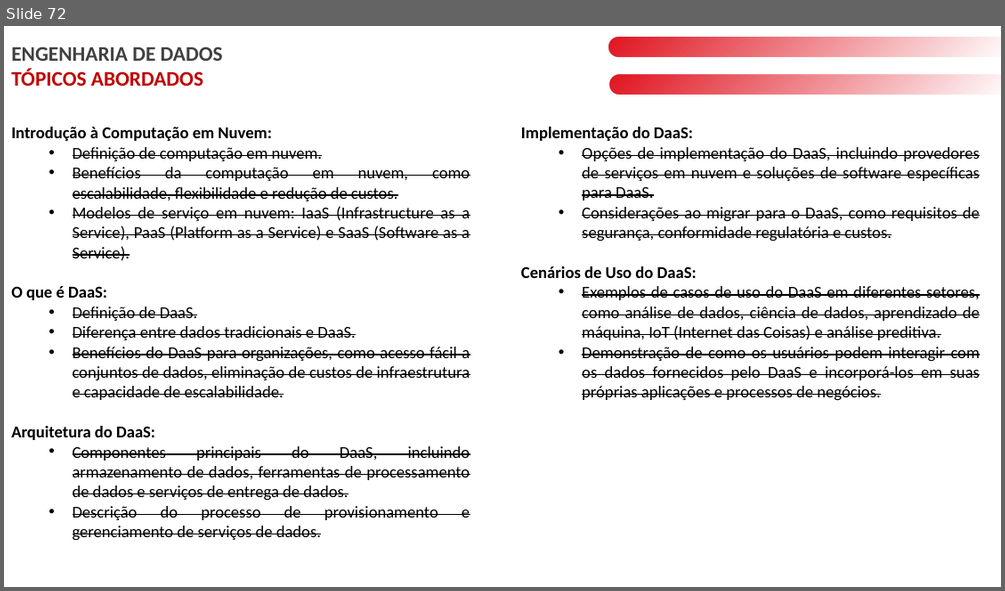
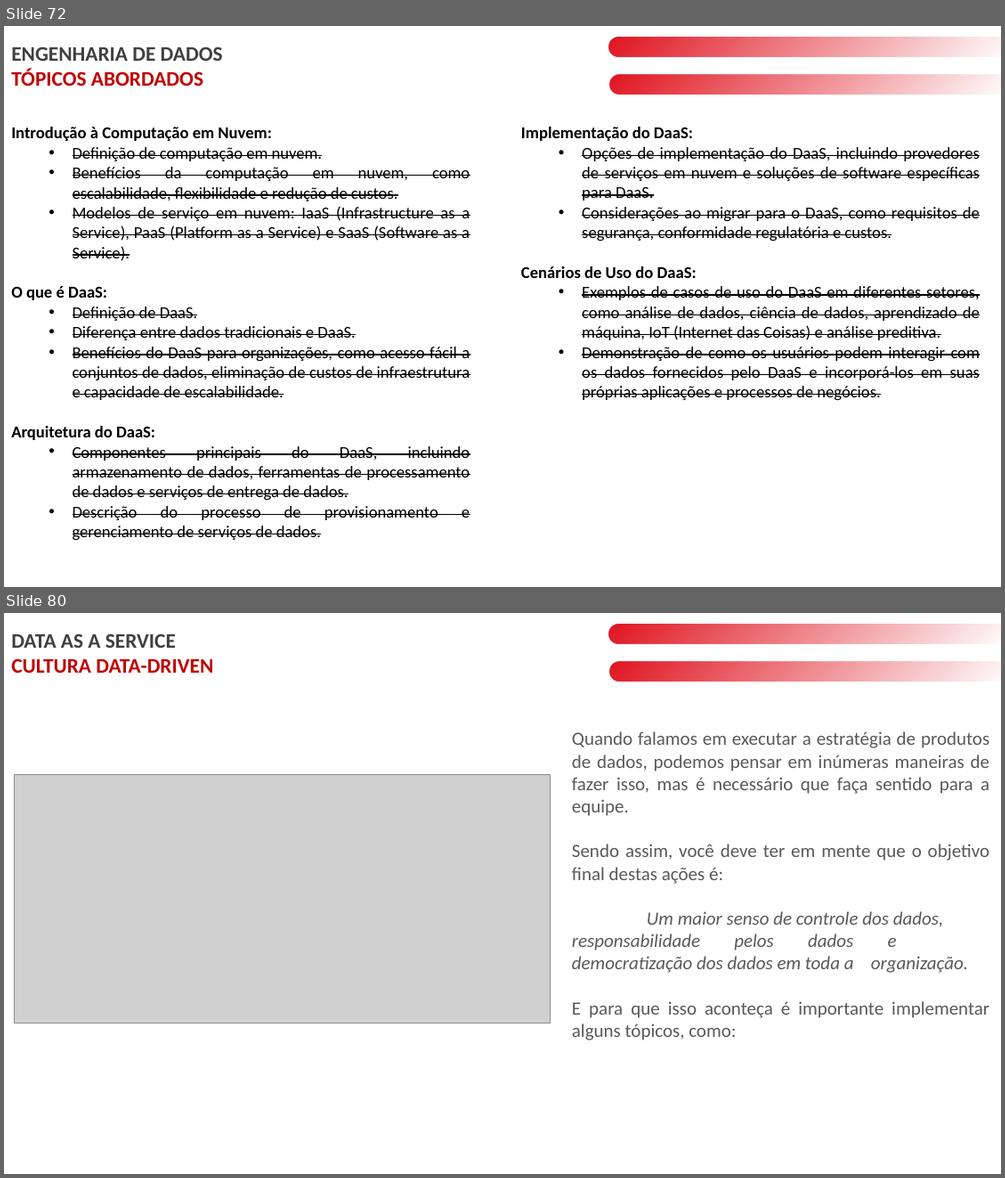
Before and after one commit to laysabelici/data_as_a_service, a slide deck: DAAS PT2.pptx. Shown one above the other, each under a label of ours: slide 72 before the commit, slides 72 and 80 after it; the slides between them are not shown. The pictures are 1005x591 and 1005x1178 pixels, drawn with LibreOffice and Linux fonts; fonts in the diff are those of the drawing; grey boxes stand for pictures. Boxes give left, top, right and bottom in pixels: in the first picture for what was removed or moved away, otherwise in the second. Text is boxed around its words. In the diff, an @@ line names an element or a change of style, - is before the commit and + after.

```diff
--- a/DAAS PT2.pptx
+++ b/DAAS PT2.pptx
@@ slide 80 added at (x1=4, y1=613, x2=1001, y2=1174), background #FFFFFF @@
@@ text added at (x1=11, y1=633, x2=213, y2=673), 20 pt, text #C00000, bold @@
+DATA AS A SERVICE
+CULTURA DATA-DRIVEN
@@ rounded rectangle added at (x1=609, y1=625, x2=1001, y2=644), fill gradient #E11622 @@
@@ rounded rectangle added at (x1=610, y1=662, x2=1001, y2=682), fill gradient #E11622 @@
@@ rectangle added at (x1=231, y1=691, x2=329, y2=719), fill #FFFFFF @@
@@ text added at (x1=572, y1=731, x2=989, y2=1040), 18 pt, text #595959 @@
+Quando falamos em executar a estratégia de produtos de dados, podemos pensar em inúmeras maneiras de fazer isso, mas é necessário que faça sentido para a equipe.
+Sendo assim, você deve ter em mente que o objetivo final destas ações é:
+Um maior senso de controle dos dados, responsabilidade pelos dados e democratização dos dados em toda a organização.
+E para que isso aconteça é importante implementar alguns tópicos, como:
@@ picture added at (x1=15, y1=775, x2=550, y2=1022) @@
```
Also in this commit, not shown: 8 other slides added.
